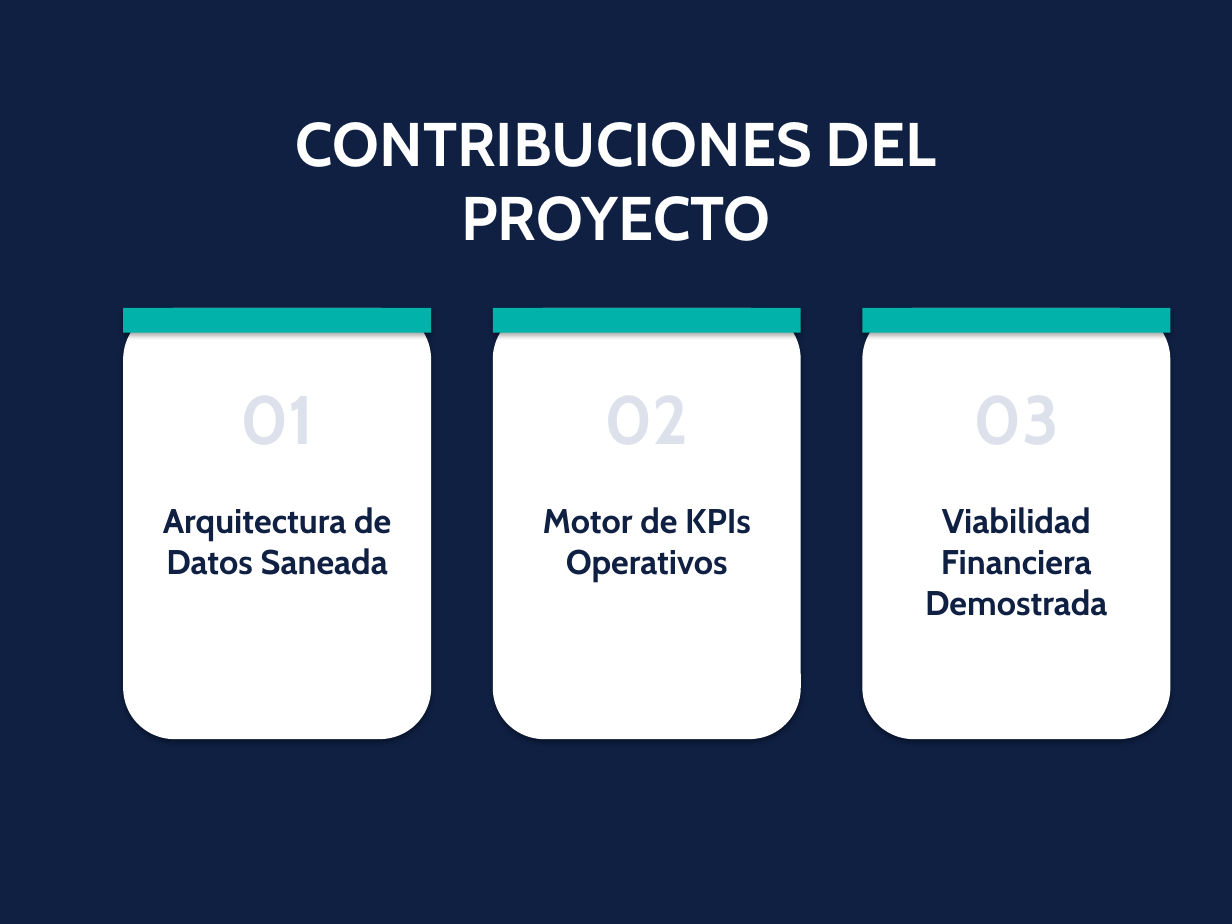
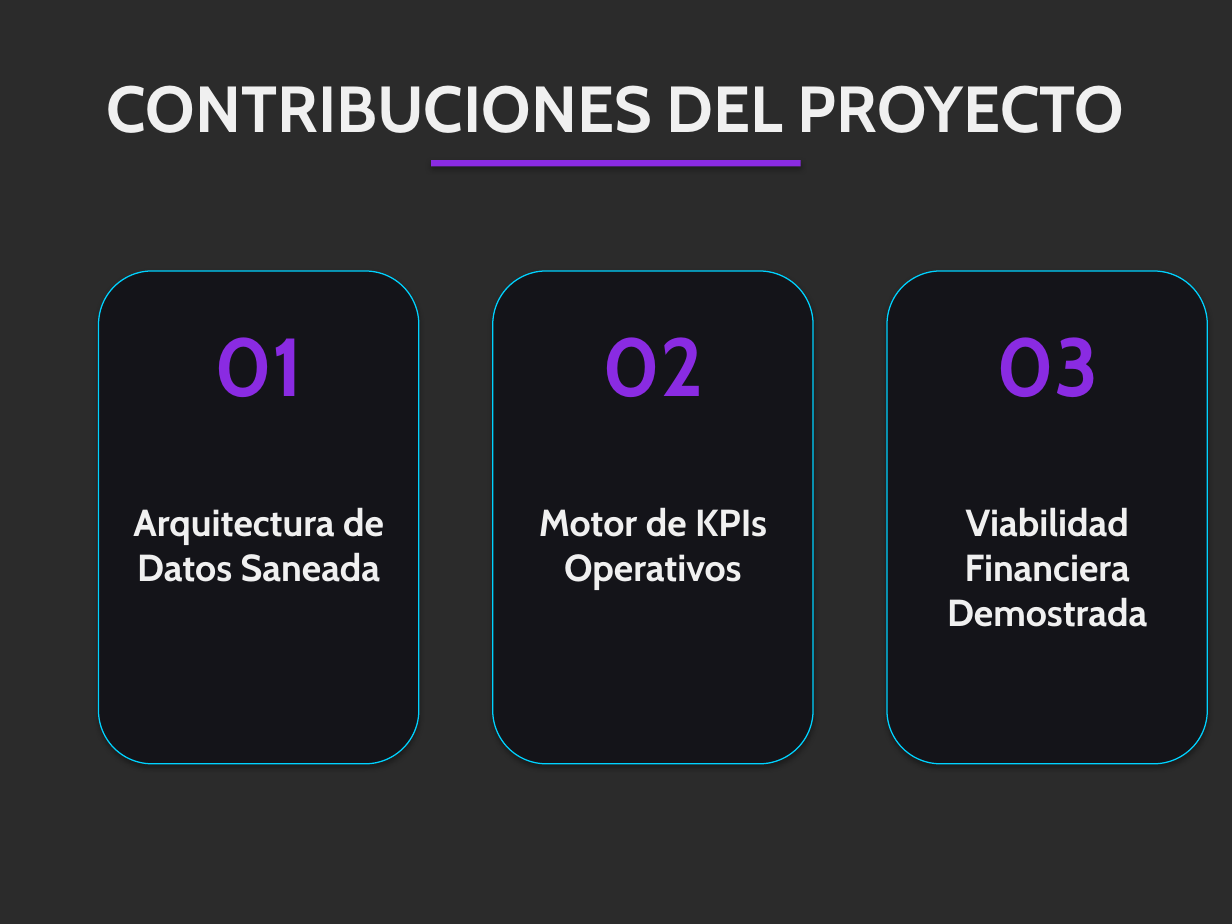
Before and after one commit to Loren292/Web-Scrapper, a slide deck: slide 3 of Presentacion_BI.pptx. Drawn at 1232x924 pixels with LibreOffice and Linux fonts; fonts in the diff are those of the drawing; background and template pictures are left out; a plain dark background stands for a picture behind light text. Boxes give left, top, right and bottom in pixels: in the first picture for what was removed or moved away, otherwise in the second. Text is boxed around its words. In the diff, an @@ line names an element or a change of style, - is before the commit and + after.

```diff
--- a/Presentacion_BI.pptx
+++ b/Presentacion_BI.pptx
@@ background #0F2043 to picture (left out) @@
@@ text "CONTRIBUCIONES DEL PROYECTO": place and size @@
-text "CONTRIBUCIONES DEL PROYECTO" at [296,122,936,241]
+text "CONTRIBUCIONES DEL PROYECTO" at [107,85,1125,133]
@@ text "CONTRIBUCIONES DEL PROYECTO" at [107,85,1125,133]: size 36 to 38 pt, text colour #FFFFFF to #F0F0F0 @@
@@ rectangle: place and size @@
-rectangle at [123,308,431,333]
+rectangle at [431,160,801,166]
@@ rectangle at [431,160,801,166]: fill #00B2A9 to #8A2BE2 @@
@@ fill #FFFFFF to #141419; outline none to #00D2FF 0.75 pt in 3 elements at [887,271,1207,764], [493,271,813,764], [99,271,419,764] @@
@@ rounded rectangle: place and size @@
-rounded rectangle at [123,308,431,739]
+rounded rectangle at [99,271,419,764]
@@ rounded rectangle: place and size @@
-rounded rectangle at [493,308,801,739]
+rounded rectangle at [493,271,813,764]
@@ rounded rectangle: place and size @@
-rounded rectangle at [862,308,1170,739]
+rounded rectangle at [887,271,1207,764]
@@ rectangle removed at [493,308,801,333] @@
@@ rectangle removed at [862,308,1170,333] @@
@@ text added at [215,337,303,397], 48 pt, text #8A2BE2, bold @@
+01
@@ text added at [602,337,703,397], 48 pt, text #8A2BE2, bold @@
+02
@@ text added at [996,337,1098,397], 48 pt, text #8A2BE2, bold @@
+03
@@ text "Arquitectura de Datos Saneada": place and size @@
-text "Arquitectura de Datos Saneada" at [163,507,391,575]
+text "Arquitectura de Datos Saneada" at [133,507,384,582]
@@ size 20 to 22 pt, text colour #0F2043 to #F0F0F0 in 3 elements at [539,507,767,590], [133,507,384,582], [947,507,1147,627] @@
@@ text "Viabilidad Financiera Demostrada": place and size @@
-text "Viabilidad Financiera Demostrada" at [925,507,1108,616]
+text "Viabilidad Financiera Demostrada" at [947,507,1147,627]
```
Also in this commit, not shown: 2 other slides changed, 2 other files.
